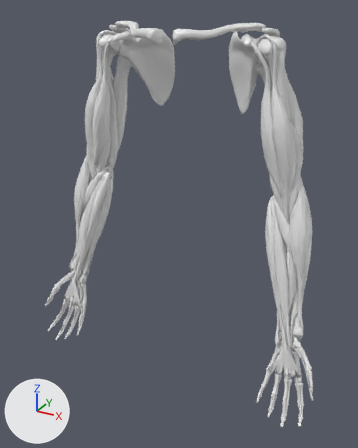
A saved change to the glTF model assets/working/zanatomy_upper_limbs.glb.
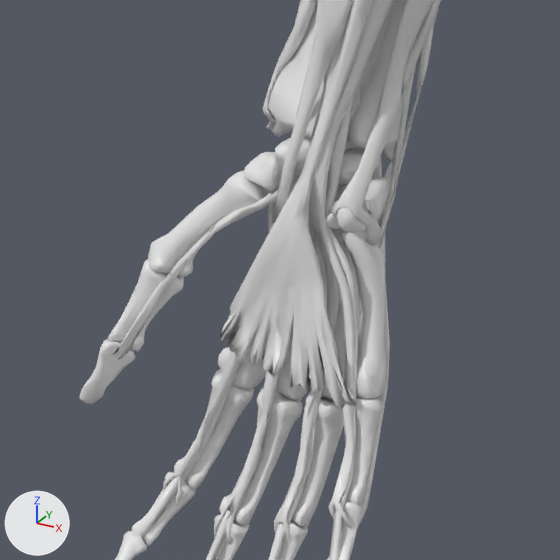
The first picture shows the older version from a 50 mm lens placed at (0.463, -0.831, 1.451), pointed at (0.006, -0.001, 1.036). The close-ups show the older and then the newer version on the part from 9% to 31% of the width and 56% to 73% of the height of that picture. Only the edits that show in the close-ups are written down. Lighting does not change. The marker at lower left points along +X, +Y and +Z. Where no turn or scale is listed for an object, it has been applied to the vertices.

The older version as bpy lines, for what is in view:
```python
me_extensor_digitorum_001 = bpy.data.meshes.new('Extensor digitorum.001')
me_extensor_digitorum_001.from_pydata(...)  # 577 vertices, 1151 faces; spans x -0.042..0.042, y -0.06..0.06, z -0.197..0.197
me_extensor_digitorum_001.materials.append(mat_k_muscle)  # white #e7e7e7
me_flexor_pollicis_longus_001 = bpy.data.meshes.new('Flexor pollicis longus.001')
me_flexor_pollicis_longus_001.from_pydata(...)  # 151 vertices, 297 faces; spans x -0.039..0.039, y -0.04..0.04, z -0.119..0.119
me_flexor_pollicis_longus_001.materials.append(mat_k_muscle)  # white #e7e7e7
me_middle_phalanx_of_fourth_finger_of_hand_001 = bpy.data.meshes.new('Middle phalanx of fourth finger of hand.001')
me_middle_phalanx_of_fourth_finger_of_hand_001.from_pydata(...)  # 173 vertices, 342 faces; spans x -0.0063..0.0063, y -0.0125..0.0125, z -0.0124..0.0124
me_middle_phalanx_of_fourth_finger_of_hand_001.materials.append(mat_k_bone)  # white #e7e7e7
ob_extensor_digitorum_r = bpy.data.objects.new('Extensor digitorum.r', me_extensor_digitorum_001)
ob_extensor_digitorum_r.location = (-0.2726, -0.0022, 0.9215)
ob_flexor_pollicis_longus_r = bpy.data.objects.new('Flexor pollicis longus.r', me_flexor_pollicis_longus_001)
ob_flexor_pollicis_longus_r.location = (-0.2853, -0.0261, 0.9028)
ob_middle_phalanx_of_fourth_finger_of_hand_r = bpy.data.objects.new('Middle phalanx of fourth finger of hand.r', me_middle_phalanx_of_fourth_finger_of_hand_001)
ob_middle_phalanx_of_fourth_finger_of_hand_r.location = (-0.2568, -0.0692, 0.7283)
# also in view: 'Humeral head of extensor carpi ulnaris.r' at (-0.235, 0.021, 0.986); 'Humero-ulnar head of flexor digitorum superficialis.r' at (-0.25, -0.017, 0.917); 'Middle phalanx of second finger of hand.r' at (-0.312, -0.062, 0.728); 'Proximal phalanx of third finger of hand.r' at (-0.277, -0.05, 0.752); 'Radius.r' at (-0.258, 0.008, 0.975)
```
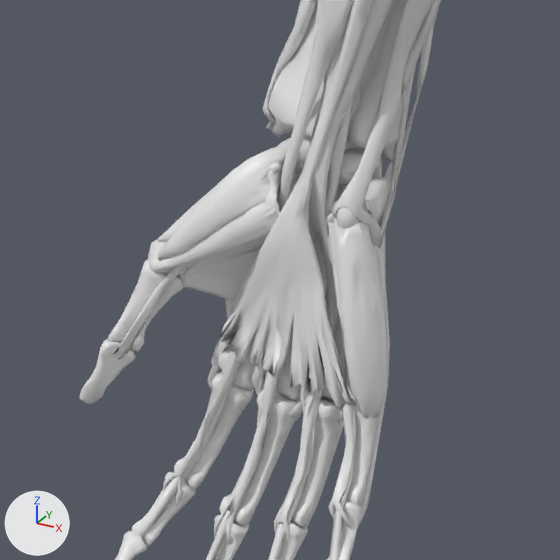
Boxes [x1, y1, x2, y2] around the edits, measured in the close-ups (560 x 560 px):
'Abductor digiti minimi of hand.r', added: after [339, 222, 388, 419]
'Abductor pollicis brevis.r', added: after [157, 145, 289, 260]
'Superficial head of flexor pollicis brevis.r', added: after [157, 201, 279, 271]
'Transverse head of adductor pollicis.r', added: after [181, 246, 315, 346]
'Lumbrical muscles of hand.r', added (mostly hidden): after [211, 293, 346, 414]
'Oblique head of adductor pollicis.r', added: after [180, 235, 268, 280]
'Deep head of flexor pollicis brevis.r', added (mostly hidden): after [157, 162, 281, 242]
'Opponens digiti minimi muscle of hand.r', added: after [328, 222, 343, 330]
'Dorsal interossei muscles of hand.r', added (mostly hidden): after [207, 290, 344, 423]
'Flexor digiti minimi of hand.r', added: after [334, 218, 361, 413]
'Fifth metacarpal bone.r', unchanged, covered by the edit: before [340, 230, 386, 399]; after [373, 244, 385, 315]
'First metacarpal bone.r', unchanged, covered by the edit: before [148, 171, 268, 277]; after [148, 240, 191, 276]

The change, as a list of edits to the scene's bpy script:
```text
Add ob_dorsal_interossei_muscles_of_hand_r:
    ob_dorsal_interossei_muscles_of_hand_r = bpy.data.objects.new('Dorsal interossei muscles of hand.r', me_dorsal_interossei_muscles_of_hand_001)  # 483 vertices, 948 faces; spans x -0.032..0.032, y -0.0133..0.0133, z -0.0356..0.0356; in mat_k_muscle (white #e7e7e7)
    ob_dorsal_interossei_muscles_of_hand_r.location = (-0.2749, -0.0314, 0.8)
Add ob_lumbrical_muscles_of_hand_r:
    ob_lumbrical_muscles_of_hand_r = bpy.data.objects.new('Lumbrical muscles of hand.r', me_lumbrical_muscles_of_hand_001)  # 395 vertices, 774 faces; spans x -0.0377..0.0377, y -0.016..0.016, z -0.0462..0.0462; in mat_k_muscle (white #e7e7e7)
    ob_lumbrical_muscles_of_hand_r.location = (-0.2694, -0.0422, 0.7778)
Add ob_opponens_digiti_minimi_muscle_of_hand_r:
    ob_opponens_digiti_minimi_muscle_of_hand_r = bpy.data.objects.new('Opponens digiti minimi muscle of hand.r', me_opponens_digiti_minimi_muscle_of_hand_001)  # 165 vertices, 326 faces; spans x -0.0092..0.0092, y -0.0077..0.0077, z -0.0238..0.0238; in mat_k_muscle (white #e7e7e7)
    ob_opponens_digiti_minimi_muscle_of_hand_r.location = (-0.2443, -0.0346, 0.8168)
Add ob_flexor_digiti_minimi_of_hand_r:
    ob_flexor_digiti_minimi_of_hand_r = bpy.data.objects.new('Flexor digiti minimi of hand.r', me_flexor_digiti_minimi_of_hand_001)  # 106 vertices, 208 faces; spans x -0.0093..0.0093, y -0.0091..0.0091, z -0.0309..0.0309; in mat_k_muscle (white #e7e7e7)
    ob_flexor_digiti_minimi_of_hand_r.location = (-0.2427, -0.0392, 0.8111)
Add ob_abductor_digiti_minimi_of_hand_r:
    ob_abductor_digiti_minimi_of_hand_r = bpy.data.objects.new('Abductor digiti minimi of hand.r', me_abductor_digiti_minimi_of_hand_001)  # 193 vertices, 384 faces; spans x -0.0091..0.0091, y -0.0095..0.0095, z -0.0331..0.0331; in mat_k_muscle (white #e7e7e7)
    ob_abductor_digiti_minimi_of_hand_r.location = (-0.2369, -0.0395, 0.8112)
Add ob_abductor_pollicis_brevis_r:
    ob_abductor_pollicis_brevis_r = bpy.data.objects.new('Abductor pollicis brevis.r', me_abductor_pollicis_brevis_001)  # 269 vertices, 535 faces; spans x -0.0203..0.0203, y -0.0153..0.0153, z -0.0197..0.0197; in mat_k_muscle (white #e7e7e7)
    ob_abductor_pollicis_brevis_r.location = (-0.2923, -0.0375, 0.8391)
Add ob_transverse_head_of_adductor_pollicis_r:
    ob_transverse_head_of_adductor_pollicis_r = bpy.data.objects.new('Transverse head of adductor pollicis.r', me_transverse_head_of_adductor_pollicis_001)  # 471 vertices, 938 faces; spans x -0.0213..0.0213, y -0.0116..0.0116, z -0.0197..0.0197; in mat_k_muscle (white #e7e7e7)
    ob_transverse_head_of_adductor_pollicis_r.location = (-0.2885, -0.035, 0.8068)
Add ob_oblique_head_of_adductor_pollicis_r:
    ob_oblique_head_of_adductor_pollicis_r = bpy.data.objects.new('Oblique head of adductor pollicis.r', me_oblique_head_of_adductor_pollicis_001)  # 212 vertices, 420 faces; spans x -0.022..0.022, y -0.0123..0.0123, z -0.0156..0.0156; in mat_k_muscle (white #e7e7e7)
    ob_oblique_head_of_adductor_pollicis_r.location = (-0.287, -0.0346, 0.8244)
Add ob_deep_head_of_flexor_pollicis_brevis_r:
    ob_deep_head_of_flexor_pollicis_brevis_r = bpy.data.objects.new('Deep head of flexor pollicis brevis.r', me_deep_head_of_flexor_pollicis_brevis_001)  # 305 vertices, 606 faces; spans x -0.0247..0.0247, y -0.0097..0.0097, z -0.0166..0.0166; in mat_k_muscle (white #e7e7e7)
    ob_deep_head_of_flexor_pollicis_brevis_r.location = (-0.2912, -0.0395, 0.84)
Add ob_superficial_head_of_flexor_pollicis_brevis_r:
    ob_superficial_head_of_flexor_pollicis_brevis_r = bpy.data.objects.new('Superficial head of flexor pollicis brevis.r', me_superficial_head_of_flexor_pollicis_brevis_001)  # 117 vertices, 234 faces; spans x -0.0217..0.0217, y -0.0083..0.0083, z -0.0154..0.0154; in mat_k_muscle (white #e7e7e7)
    ob_superficial_head_of_flexor_pollicis_brevis_r.location = (-0.2901, -0.0461, 0.8316)
```
